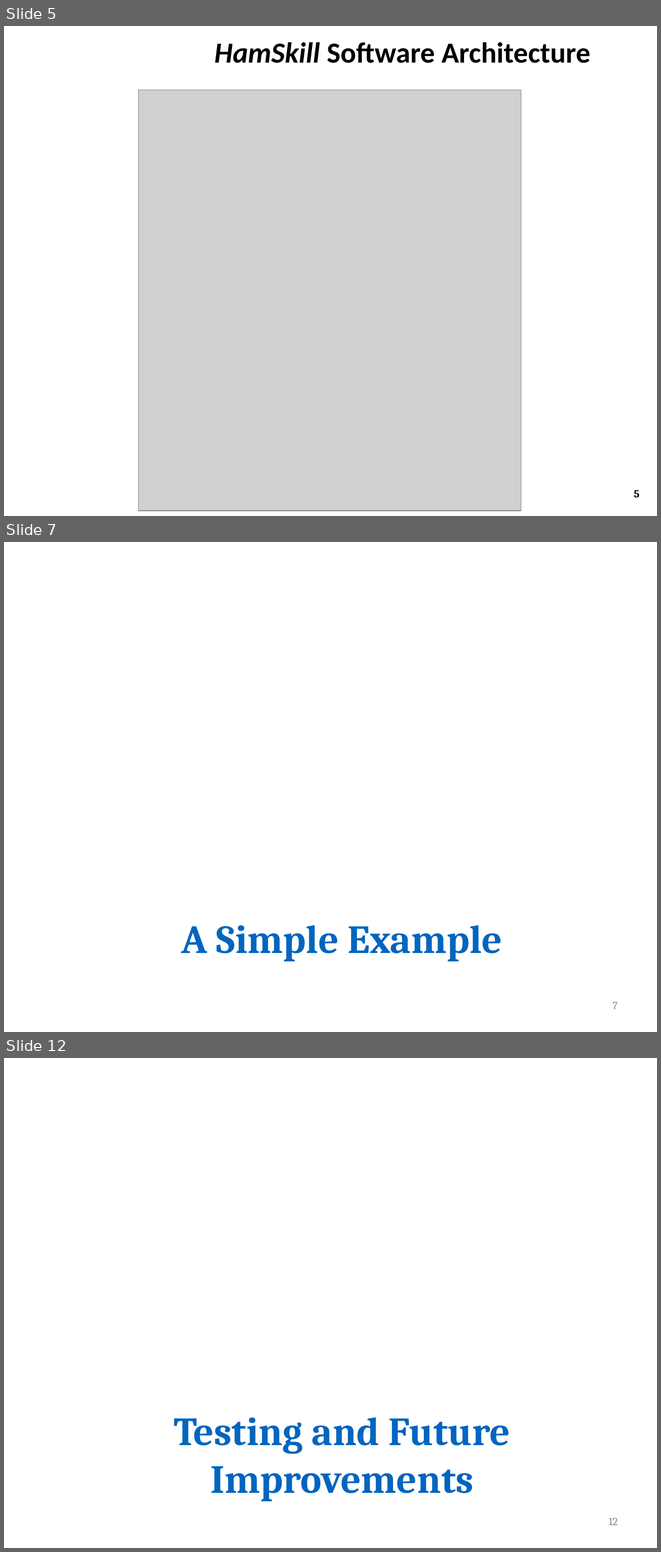
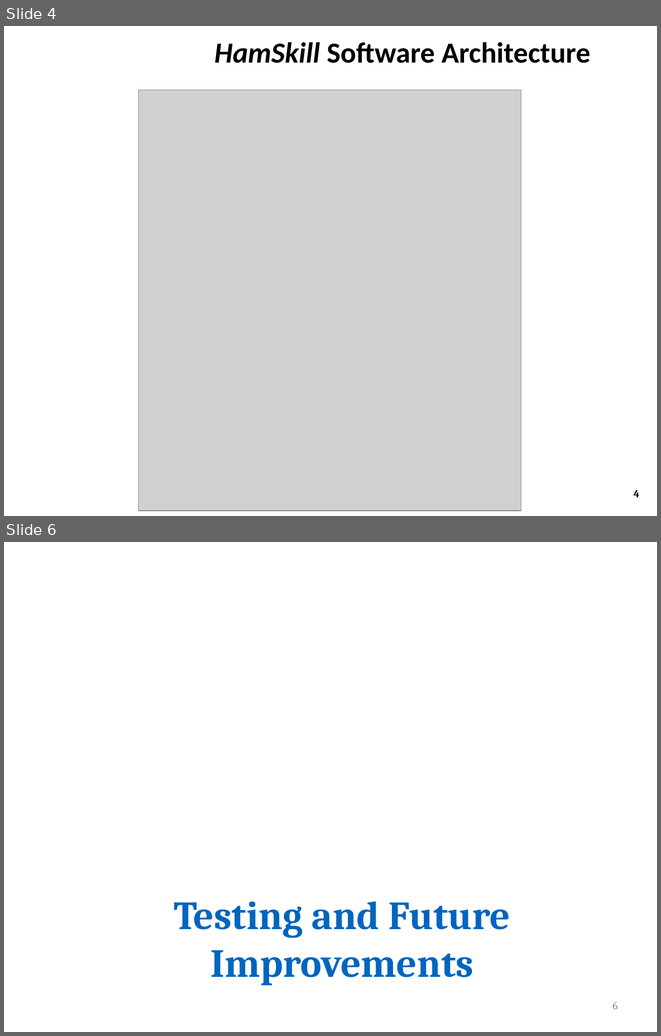
Before and after one commit to ZaydH/CS252, a slide deck: Project/Project_Presentation/Zayd_Hammoudeh_-_HamSkill_Run_Haskell_Anywhere.pptx. Shown one above the other, each under a label of ours: slides 5, 7 and 12 before the commit, slides 4 and 6 after it; the slides between them are not shown. The pictures are 661x1552 and 661x1036 pixels, drawn with LibreOffice and Linux fonts; fonts in the diff are those of the drawing; grey boxes stand for pictures; background and template pictures are left out. Boxes give left, top, right and bottom in pixels: in the first picture for what was removed or moved away, otherwise in the second. Text is boxed around its words. In the diff, an @@ line names an element or a change of style, - is before the commit and + after.

```diff
--- a/Project/Project_Presentation/Zayd_Hammoudeh_-_HamSkill_Run_Haskell_Anywhere.pptx
+++ b/Project/Project_Presentation/Zayd_Hammoudeh_-_HamSkill_Run_Haskell_Anywhere.pptx
@@ slide 7 removed at [4,542,657,1032], background picture (left out) @@
@@ text removed at [182,925,502,961] @@
-A Simple Example
@@ page number removed at [612,1002,618,1009] @@
-7
@@ what was slide 5 is now slide 4 @@
@@ page number at [634,490,639,497]: text changed @@
-5
+4
@@ what was slide 12 is now slide 6 @@
@@ page number at [612,1002,618,1009]: text changed @@
-12
+6
```
Also in this commit, not shown: 5 slides changed, 7 other slides removed.
